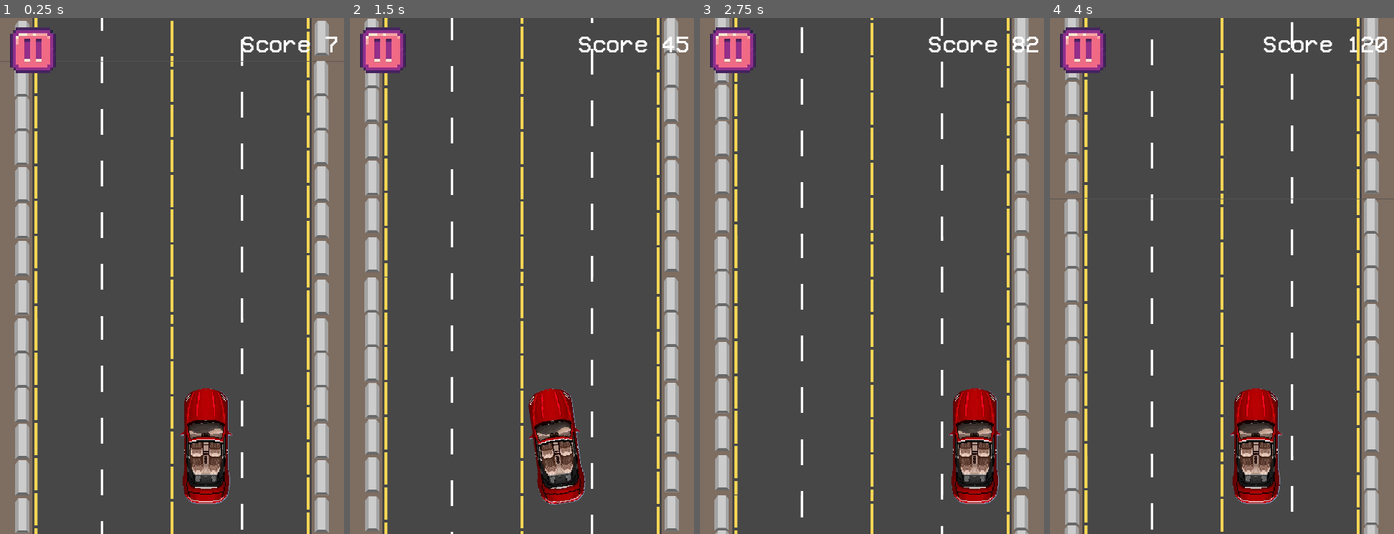
Above: before the commit, frames 1-4 (left to right).
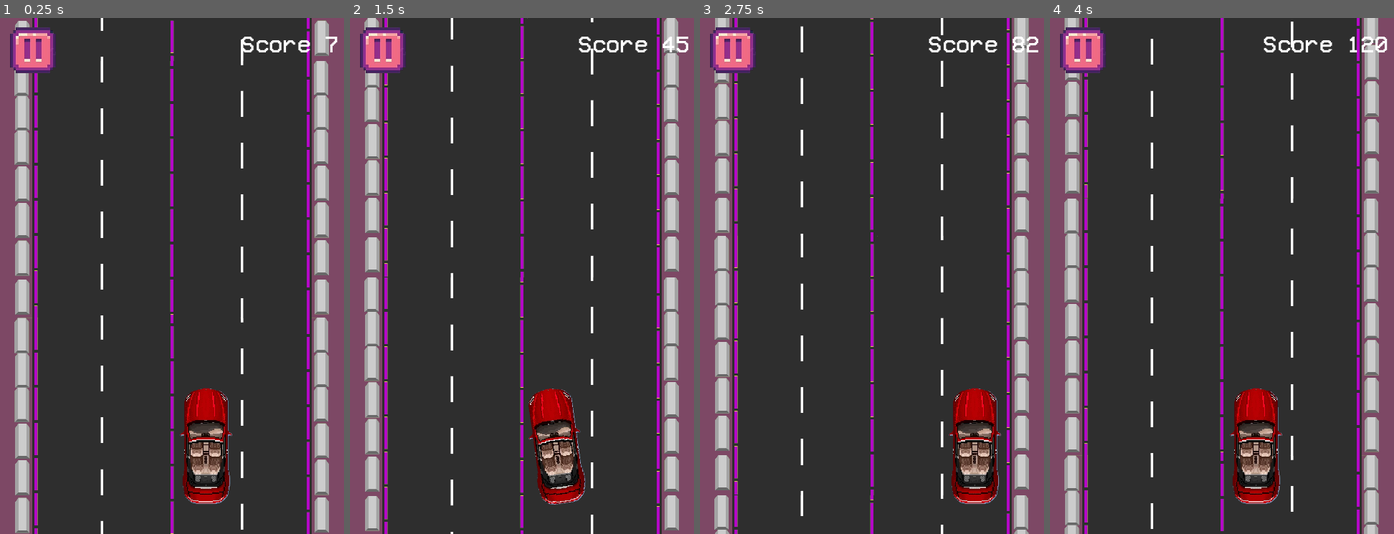
Above: after the commit, the same moments.

Repository: Maxsonin/Race-Game-for-Hackathon
Game: Godot game, scene res://scene/main/main.tscn
Same seed, same stepped clock (60 frames per second), same inputs: the game is played once before the commit and once after it. This scene is started directly instead of the project's main scene.
Inputs:
- Up to frame 1 (0.25 s): no input
- Up to frame 2 (1.5 s): hold D (MoveRight) 0.53-1.28 s; hold A (MoveLeft) from 1.28 s (still down)
- Up to frame 3 (2.75 s): release A (MoveLeft) at 2.03 s; hold D (MoveRight) from 2.03 s (still down)
- Up to frame 4 (4 s): release D (MoveRight) at 3.53 s; hold A (MoveLeft) from 3.53 s (still down)

The runs differ from the first frame. In frame 1, 87% of the frame differs, in the area x 0-100%, y 0-100%; in frame 2, 87%; in frame 3, 87%; in frame 4, 87%.

Commit message:
update debug

Diff:
--- a/Global/hiscore.cfg
+++ b/Global/hiscore.cfg
@@ -1,3 +1,3 @@
 [game]
 
-hiscore=1572.24
+hiscore=1775.46
--- a/obstacles/obstacles_generator.gd
+++ b/obstacles/obstacles_generator.gd
@@ -21,8 +21,10 @@
 
 func _process(delta):
 	if int(Global.point) > 0 and int(Global.point) <= 1500 and int(Global.point) % 300 == 0:
-		car_obst_timer.wait_time /= 1.25
-		sign_obst_timer.wait_time /= 1.25
+		car_obst_timer.wait_time /= 1.4
+		Global.point+=1
+		print("update")
+		sign_obst_timer.wait_time /= 1.4
 
 
 func spawn_shi(obstacle: PackedScene, timer: Timer) -> void:
Binary file changed: imgs/roads/road_0.png
